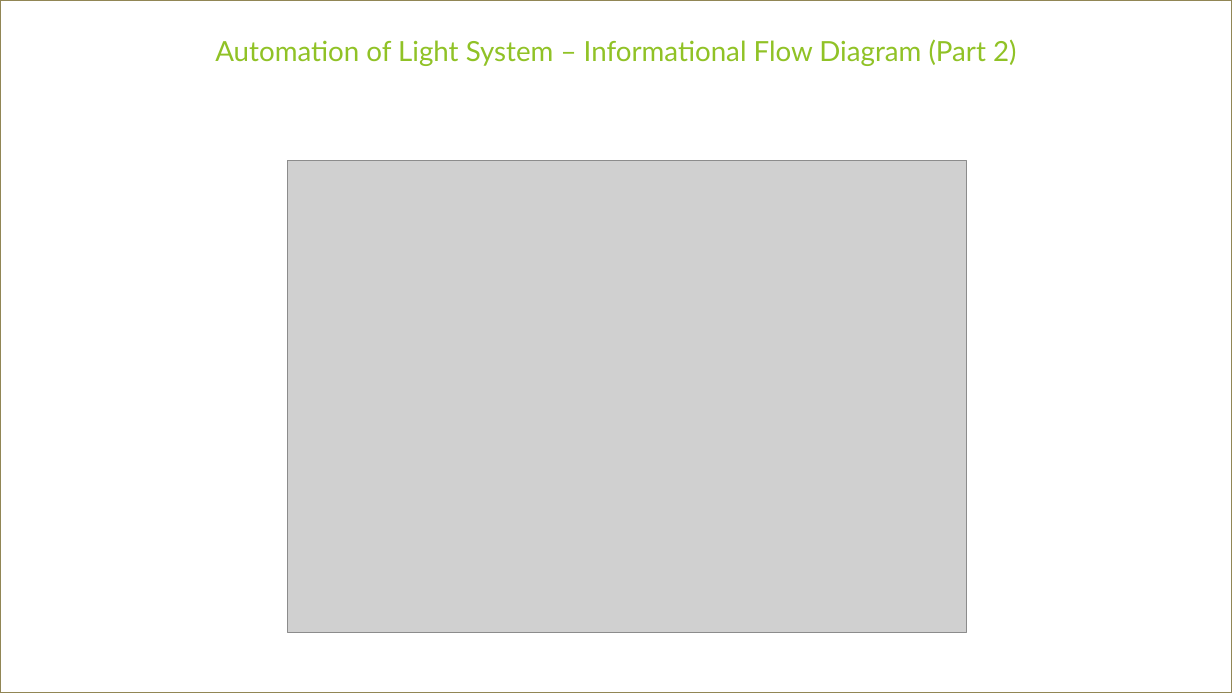
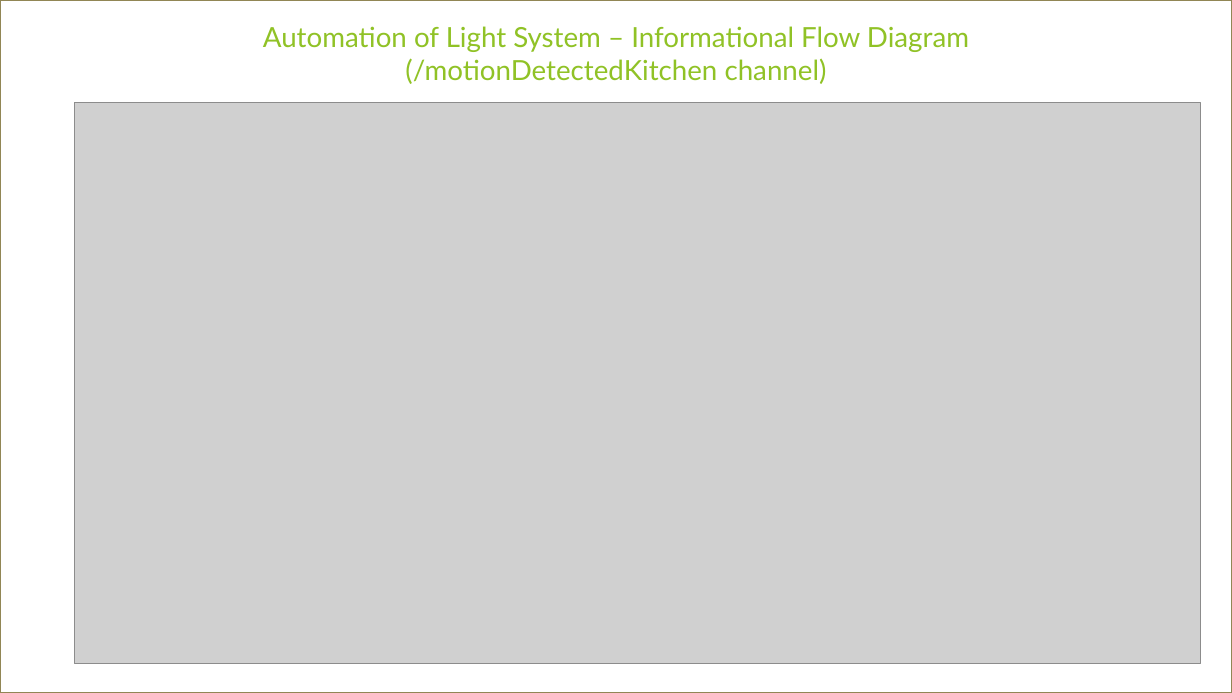
Before and after one commit to JohnDennehy101/homeautomation, a slide deck: slide 4 of JohnDennehy_ProjectGraphics_Benchmarks_Presentation.pptx. Drawn at 1232x693 pixels with LibreOffice and Linux fonts; fonts in the diff are those of the drawing; grey boxes stand for pictures. Boxes give left, top, right and bottom in pixels: in the first picture for what was removed or moved away, otherwise in the second. Text is boxed around its words. In the diff, an @@ line names an element or a change of style, - is before the commit and + after.

```diff
--- a/JohnDennehy_ProjectGraphics_Benchmarks_Presentation.pptx
+++ b/JohnDennehy_ProjectGraphics_Benchmarks_Presentation.pptx
@@ title at <box>263,26,969,84</box>: text changed @@
-Automation of Light System – Informational Flow Diagram (Part 2)
+Automation of Light System – Informational Flow Diagram (/motionDetectedKitchen channel)
@@ picture: place and size @@
-picture at <box>287,161,967,633</box>
+picture at <box>75,103,1201,664</box>
```
Also in this commit, not shown: 6 other slides changed, 1 other file.
